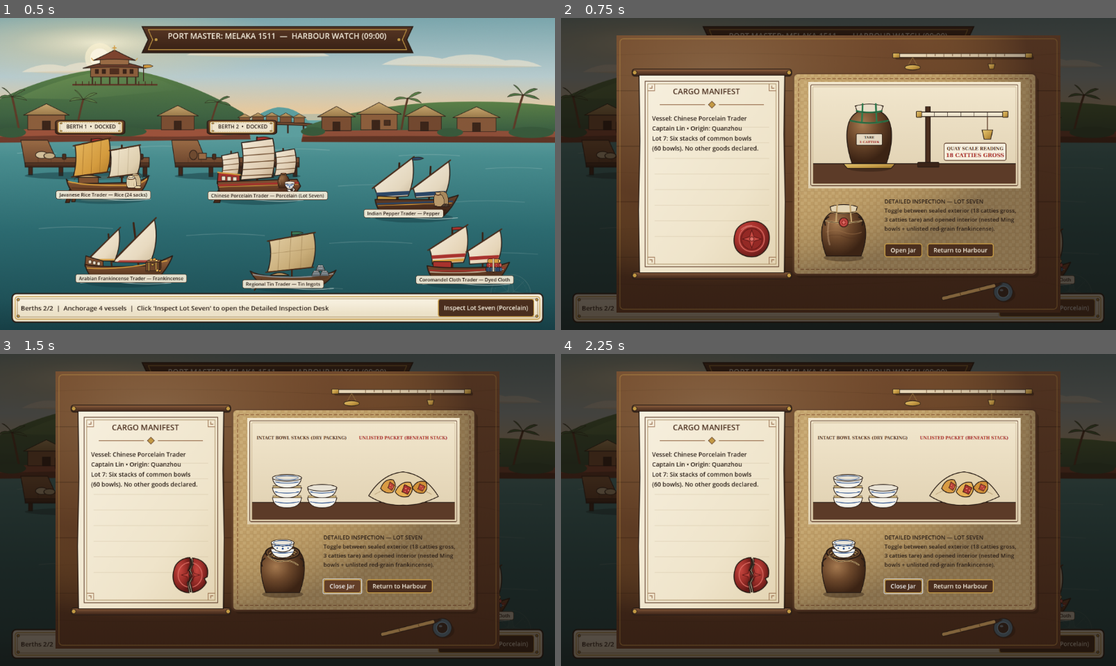
Above: before the commit, frames 1-4 (two rows, left to right).
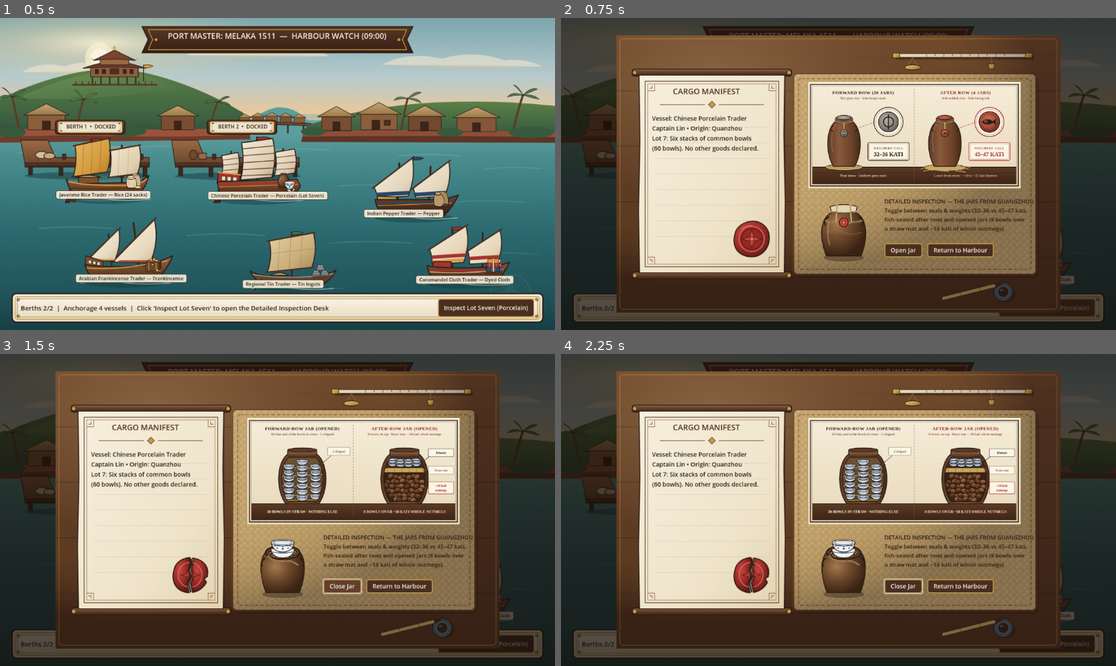
Above: after the commit, the same moments.

Repository: amylhk/port-master
Game: Godot game, scene res://scenes/harbour_visual_preview.tscn
The game is run twice, just before and just after one commit, with the same random seed, the same clock (stepped at 60 frames per second) and the same inputs. This scene is started directly instead of the project's main scene.
Inputs:
- Up to frame 1 (0.5 s): no input
- Up to frame 2 (0.75 s): click "Inspect Lot Seven (Porcelain)" at 0.5 s
- Up to frame 3 (1.5 s): click "Open Jar" at 1.25 s
- Up to frame 4 (2.25 s): click "Inspect Lot Seven (Porcelain)" at 2 s

Frame 1 is identical in both runs. In frame 2, 6.5% of the frame differs, in the area x 44-86%, y 21-69%; in frame 3, 6.2%; in frame 4, 6.2%.

Commit message:
Redraw case_001 evidence plates to match 'The jars from Guangzhou'
Co-Authored-By: Amy Lui <amyluihokwan@gmail.com>

Diff:
--- a/scripts/harbour_visual_preview.gd
+++ b/scripts/harbour_visual_preview.gd
@@ -319,7 +319,7 @@
     desk.add_child(jar_tex_rect)
 
     var notes := Label.new()
-    notes.text = "DETAILED INSPECTION — LOT SEVEN\nToggle between sealed exterior (18 catties gross,\n3 catties tare) and opened interior (nested Ming\nbowls + unlisted red-grain frankincense)."
+    notes.text = "DETAILED INSPECTION — THE JARS FROM GUANGZHOU\nToggle between seals & weights (32–36 vs 45–47 kati,\nfish-sealed after row) and opened jars (8 bowls over\na straw mat and ~18 kati of whole nutmegs)."
     notes.position = Vector2(618, 374)
     notes.size = Vector2(320, 96)
     notes.autowrap_mode = TextServer.AUTOWRAP_WORD_SMART
Binary file changed: assets/inspection/lot-seven-exterior.png
Binary file changed: assets/inspection/lot-seven-open.png
Not shown, changed: docs/art-style-guide.md
